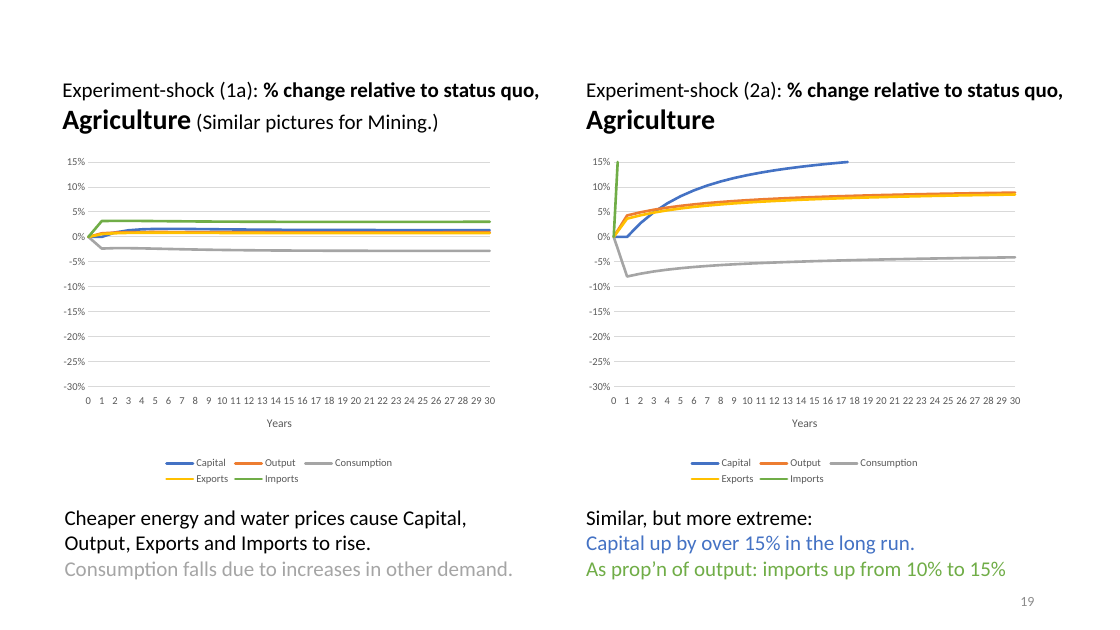
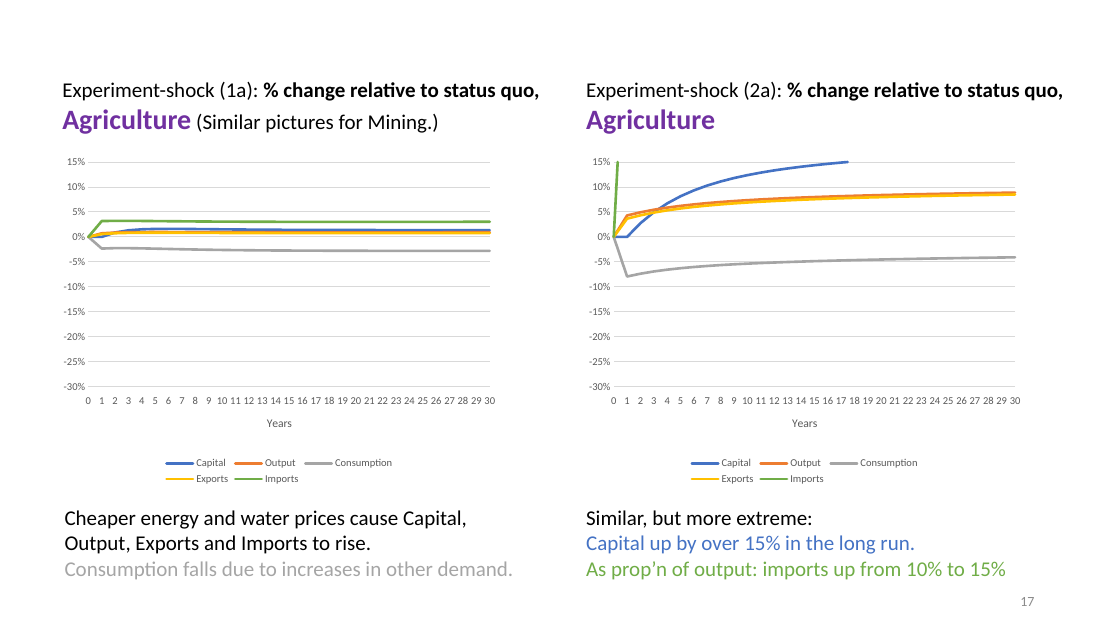
Before and after one commit to patrickocal/gladstone, a slide deck: slide 17 of powerpoint/glad-slides.pptx (slide 19 before the commit). Drawn at 1120x630 pixels with LibreOffice and Linux fonts; fonts in the diff are those of the drawing. Boxes give left, top, right and bottom in pixels: in the first picture for what was removed or moved away, otherwise in the second. Text is boxed around its words. In the diff, an @@ line names an element or a change of style, - is before the commit and + after.

```diff
--- a/powerpoint/glad-slides.pptx
+++ b/powerpoint/glad-slides.pptx
@@ text at (62,109,439,134): text colour #000000 to #7030A0 in "Agriculture" @@
@@ text at (586,109,715,134): text colour #000000 to #7030A0 in "Agriculture" @@
@@ page number at (1020,597,1034,606): text changed @@
-19
+17
```
Also in this commit, not shown: 13 other slides changed, 2 slides removed, 2 other files.
